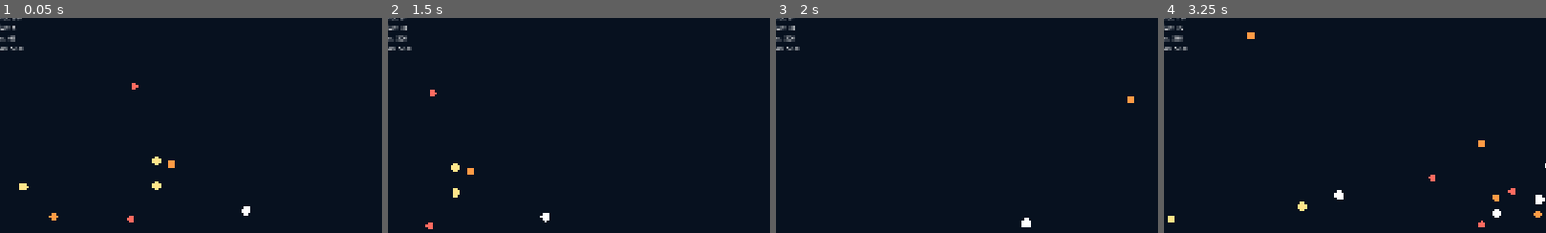
Above: before the commit, frames 1-4 (left to right).
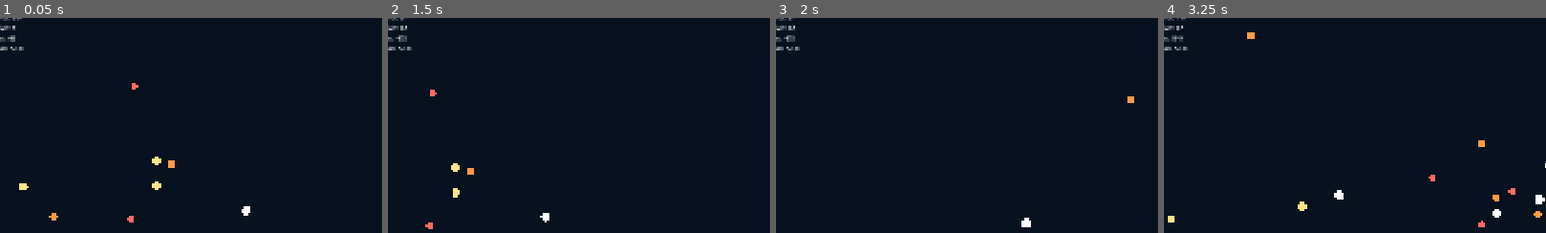
Above: after the commit, the same moments.

Repository: codephi/zodiakos-godot
Game: Godot game, scene res://scenes/demo/infinite_star_map_demo.tscn
Same seed, same stepped clock (60 frames per second), same inputs: the game is played once before the commit and once after it.
Inputs (mouse positions are % of the whole screen's width and height, from its top left):
- Up to frame 1 (0.05 s): no input
- Up to frame 2 (1.5 s): tap Enter at 0.5 s; move the mouse to (45, 70) at 0.52 s; click (45, 70) at 0.67 s; tap Space at 1.25 s; drag from (80, 65) to (45, 70) at 1.27 s
- Up to frame 3 (2 s): no input
- Up to frame 4 (3.25 s): tap Enter at 2 s; move the mouse to (20, 35) at 2.02 s; click (20, 35) at 2.17 s; tap Space at 2.75 s; drag from (55, 50) to (20, 35) at 2.77 s
The pictures show only the part of the screen within x 2-52%, y 5-55%; the shares and areas given below are measured in that part.

Frame 1 is identical in both runs. In frame 2, less than 0.1% of the frame differs, in the area x 2-5%, y 3-12%; in frame 3, less than 0.1%; in frame 4, less than 0.1%.

Commit message:
feat: stream sectors for extended map zoom

Diff:
--- a/scripts/adapters/godot_view/sector_stream_controller.gd
+++ b/scripts/adapters/godot_view/sector_stream_controller.gd
@@ -13,6 +13,8 @@
 var pending := []
 var queued := {}
 var projection = ProjectionScript.new()
+var load_radii := Vector2i(2, 2)
+var unload_radii := Vector2i(3, 3)
 var _last_stats := []
 
 
@@ -24,13 +26,35 @@
 
 func update_center(position) -> void:
 	center = position.sector.offset(0, 0)
+	_reconcile_stream()
+
+
+func update_view(orthographic_size: float, viewport_size: Vector2) -> void:
+	if viewport_size.y <= 0.0:
+		return
+	var next_load := projection.load_radii(
+		orthographic_size,
+		viewport_size.x / viewport_size.y
+	)
+	if next_load == load_radii:
+		return
+	load_radii = next_load
+	unload_radii = projection.unload_radii(load_radii)
+	_reconcile_stream()
+
+
+func _reconcile_stream() -> void:
 	view.rebase(center)
 	pending.clear()
 	queued.clear()
-	for coordinate in projection.load_order(center, view.active_keys(), queued):
+	for coordinate in projection.load_order(center, view.active_keys(), queued, load_radii):
 		pending.append(coordinate)
 		queued[coordinate.key()] = true
-	for coordinate in projection.unload_coordinates(center, view.active_coordinates()):
+	for coordinate in projection.unload_coordinates(
+		center,
+		view.active_coordinates(),
+		unload_radii
+	):
 		view.remove_sector(coordinate)
 	_emit_stats()
 
--- a/scripts/application/projections/visible_sector_projection.gd
+++ b/scripts/application/projections/visible_sector_projection.gd
@@ -1,14 +1,33 @@
 class_name VisibleSectorProjection
 extends RefCounted
 
-const LOAD_RADIUS := 2
-const UNLOAD_RADIUS := 3
+const Scale = preload("res://scripts/domain/universe/universe_scale.gd")
+const LOAD_MARGIN := 1
+const UNLOAD_MARGIN := 1
 
 
-func load_order(center, active_keys: Dictionary, queued_keys: Dictionary) -> Array:
+func load_radii(orthographic_size: float, aspect_ratio: float) -> Vector2i:
+	var half_height := maxf(orthographic_size, 0.0) * 0.5
+	var half_width := half_height * maxf(aspect_ratio, 0.0)
+	return Vector2i(
+		ceili(half_width / Scale.SECTOR_SIZE) + LOAD_MARGIN,
+		ceili(half_height / Scale.SECTOR_SIZE) + LOAD_MARGIN
+	)
+
+
+func unload_radii(load: Vector2i) -> Vector2i:
+	return load + Vector2i(UNLOAD_MARGIN, UNLOAD_MARGIN)
+
+
+func load_order(
+	center,
+	active_keys: Dictionary,
+	queued_keys: Dictionary,
+	radii := Vector2i(2, 2)
+) -> Array:
 	var result := []
-	for y in range(-LOAD_RADIUS, LOAD_RADIUS + 1):
-		for x in range(-LOAD_RADIUS, LOAD_RADIUS + 1):
+	for y in range(-radii.y, radii.y + 1):
+		for x in range(-radii.x, radii.x + 1):
 			var coordinate = center.offset(x, y)
 			var key: String = coordinate.key()
 			if not active_keys.has(key) and not queued_keys.has(key):
@@ -25,7 +44,15 @@
 	return result
 
 
-func unload_coordinates(center, active_coordinates: Array) -> Array:
+func unload_coordinates(
+	center,
+	active_coordinates: Array,
+	radii := Vector2i(3, 3)
+) -> Array:
 	return active_coordinates.filter(
-		func(coordinate): return coordinate.chebyshev_distance(center) > UNLOAD_RADIUS
+		func(coordinate):
+			return (
+				absi(coordinate.x - center.x) > radii.x
+				or absi(coordinate.y - center.y) > radii.y
+			)
 	)
--- a/scripts/demo/infinite_star_map_demo.gd
+++ b/scripts/demo/infinite_star_map_demo.gd
@@ -33,6 +33,11 @@
 	stream.configure(Generator.new(), sector_view, map_camera.logical_position)
 
 
+func _ready() -> void:
+	get_viewport().size_changed.connect(_refresh_stream_coverage)
+	_refresh_stream_coverage()
+
+
 func _add_environment() -> void:
 	var world := WorldEnvironment.new()
 	world.name = "WorldEnvironment"
@@ -64,8 +69,16 @@
 
 
 func _on_zoom_changed(_new_size: float) -> void:
+	_refresh_stream_coverage()
 	_update_stats(
 		sector_view.active_sector_count(),
 		sector_view.star_count(),
 		map_camera.logical_position.sector.key()
 	)
+
+
+func _refresh_stream_coverage() -> void:
+	var viewport := get_viewport()
+	if viewport == null:
+		viewport = Engine.get_main_loop().root
+	stream.update_view(map_camera.size, viewport.get_visible_rect().size)
--- a/tests/adapters/godot_view/test_sector_streaming.gd
+++ b/tests/adapters/godot_view/test_sector_streaming.gd
@@ -29,6 +29,7 @@
 	_test_star_resources_are_shared_and_neutral_ring_is_not_configured()
 	_test_stats_emit_only_when_observable_state_changes()
 	_test_active_sector_is_not_regenerated()
+	_test_zoom_coverage_reuses_active_sectors_and_unloads_with_hysteresis()
 	_test_invalid_visual_type_materializes_with_safe_fallback()
 
 
@@ -170,6 +171,37 @@
 	view.free()
 
 
+func _test_zoom_coverage_reuses_active_sectors_and_unloads_with_hysteresis() -> void:
+	var generator = CountingGenerator.new()
+	var view = View.new()
+	var controller = Controller.new()
+	var origin = PositionType.new(Coordinate.new(), Vector2.ZERO)
+	controller.configure(generator, view, origin)
+	controller.update_view(300.0, Vector2(1920.0, 1080.0))
+	controller.process_pending(500)
+	assert_equal(
+		view.active_sector_count(),
+		187,
+		"maximum zoom fills rectangular visible coverage"
+	)
+	var calls_at_maximum: Dictionary = generator.calls_by_sector.duplicate()
+	controller.update_view(300.0, Vector2(1920.0, 1080.0))
+	controller.process_pending(500)
+	assert_equal(
+		generator.calls_by_sector,
+		calls_at_maximum,
+		"unchanged view does not regenerate active sectors"
+	)
+	controller.update_view(50.0, Vector2(1920.0, 1080.0))
+	controller.process_pending(500)
+	assert_true(
+		view.active_sector_count() <= 63,
+		"zooming in unloads sectors outside hysteresis"
+	)
+	controller.free()
+	view.free()
+
+
 func _test_invalid_visual_type_materializes_with_safe_fallback() -> void:
 	var coordinate = Coordinate.new()
 	var invalid_visual_star = StarDefinitionType.new(
--- a/tests/application/projections/test_visible_sector_projection.gd
+++ b/tests/application/projections/test_visible_sector_projection.gd
@@ -7,7 +7,19 @@
 func run() -> void:
 	var projection = ProjectionScript.new()
 	var center = Coordinate.new(4, -2)
-	var order = projection.load_order(center, {}, {})
+	assert_equal(
+		projection.load_radii(300.0, 16.0 / 9.0),
+		Vector2i(8, 5),
+		"maximum zoom covers 16:9 viewport plus one sector margin"
+	)
+	var maximum_order = projection.load_order(center, {}, {}, Vector2i(8, 5))
+	assert_equal(
+		maximum_order.size(),
+		187,
+		"rectangular maximum coverage contains 17 by 11 sectors"
+	)
+
+	var order = projection.load_order(center, {}, {}, Vector2i(2, 2))
 	assert_equal(order.size(), 25, "load radius contains 25 sectors")
 	assert_equal(order[0].key(), center.key(), "center loads first")
 	assert_equal(
@@ -28,16 +40,29 @@
 	var active = {center.key(): true}
 	var queued_coordinate = center.offset(-1, -1)
 	var queued = {queued_coordinate.key(): true}
-	var filtered_order = projection.load_order(center, active, queued)
+	var filtered_order = projection.load_order(center, active, queued, Vector2i(2, 2))
 	assert_equal(filtered_order.size(), 23, "active and queued keys are excluded")
 	assert_true(not _keys(filtered_order).has(center.key()), "active key is absent")
 	assert_true(not _keys(filtered_order).has(queued_coordinate.key()), "queued key is absent")
 
 	var distance_three = center.offset(3, 3)
 	var far = [center.offset(4, 0), center.offset(0, -4), distance_three]
-	var unload = projection.unload_coordinates(center, far)
+	var unload = projection.unload_coordinates(center, far, Vector2i(3, 3))
 	assert_equal(unload.size(), 2, "only distance above three unloads")
 	assert_true(not unload.has(distance_three), "distance three remains active")
+
+	var rectangular_unload = projection.unload_coordinates(
+		center,
+		[center.offset(8, 0), center.offset(0, 6), center.offset(9, 0)],
+		Vector2i(9, 6)
+	)
+	assert_equal(rectangular_unload.size(), 0, "coordinates inside rectangular radius remain")
+	var beyond_rectangular = center.offset(0, 7)
+	assert_equal(
+		projection.unload_coordinates(center, [beyond_rectangular], Vector2i(9, 6)),
+		[beyond_rectangular],
+		"coordinate beyond either rectangular axis unloads"
+	)
 
 
 func _keys(coordinates: Array) -> Array:
--- a/tests/demo/test_infinite_star_map_demo.gd
+++ b/tests/demo/test_infinite_star_map_demo.gd
@@ -6,6 +6,7 @@
 func run() -> void:
 	_test_composes_infinite_map_and_progressively_loads_initial_sectors()
 	_test_hud_reports_map_stats_and_zoom()
+	_test_maximum_zoom_refreshes_stream_coverage_and_hud()
 
 
 func _test_composes_infinite_map_and_progressively_loads_initial_sectors() -> void:
@@ -37,3 +38,22 @@
 	camera.apply_zoom_steps(1)
 	assert_true(stats.text.contains("Zoom: 44.0"), "HUD refreshes after zoom")
 	demo.free()
+
+
+func _test_maximum_zoom_refreshes_stream_coverage_and_hud() -> void:
+	var demo = Demo.instantiate()
+	Engine.get_main_loop().root.add_child(demo)
+	var camera = demo.get_node("MapCamera")
+	var stream = demo.get_node("SectorStreamController")
+	camera.apply_zoom_steps(-200)
+	assert_equal(camera.size, 300.0, "demo reaches approved maximum zoom")
+	assert_equal(
+		stream.load_radii,
+		Vector2i(8, 5),
+		"demo forwards maximum 16:9 coverage"
+	)
+	assert_true(
+		demo.get_node("DebugHud/Stats").text.contains("Zoom: 300.0"),
+		"HUD reports maximum zoom"
+	)
+	demo.free()
